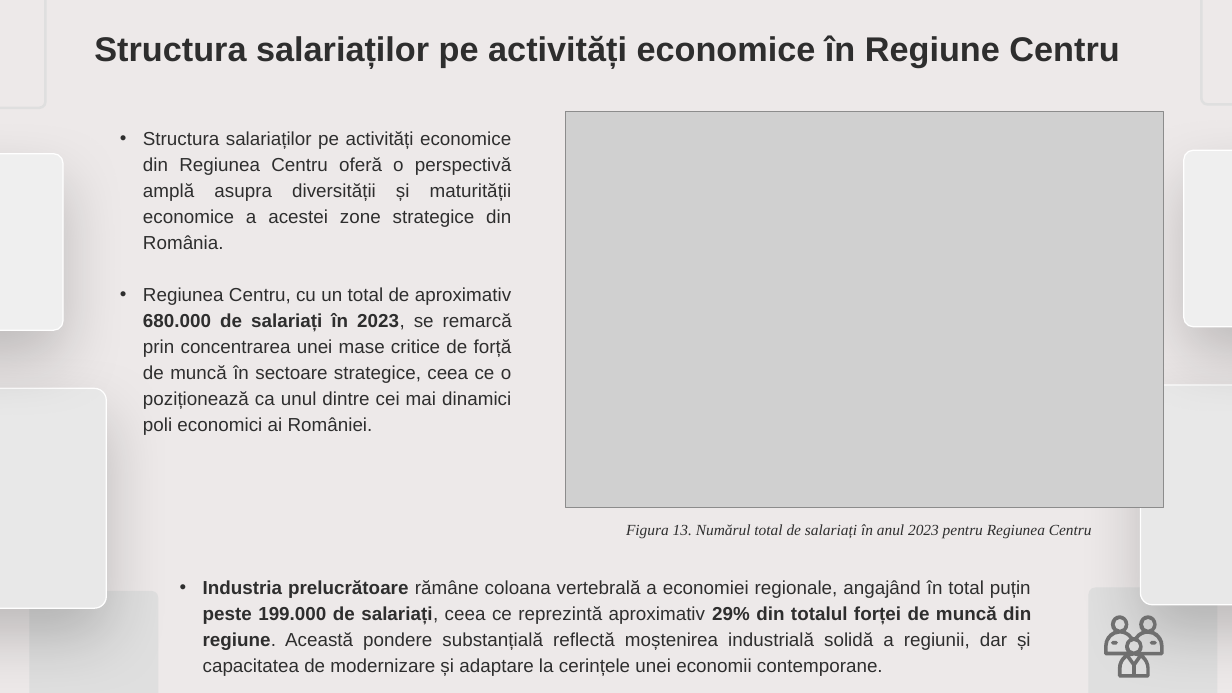
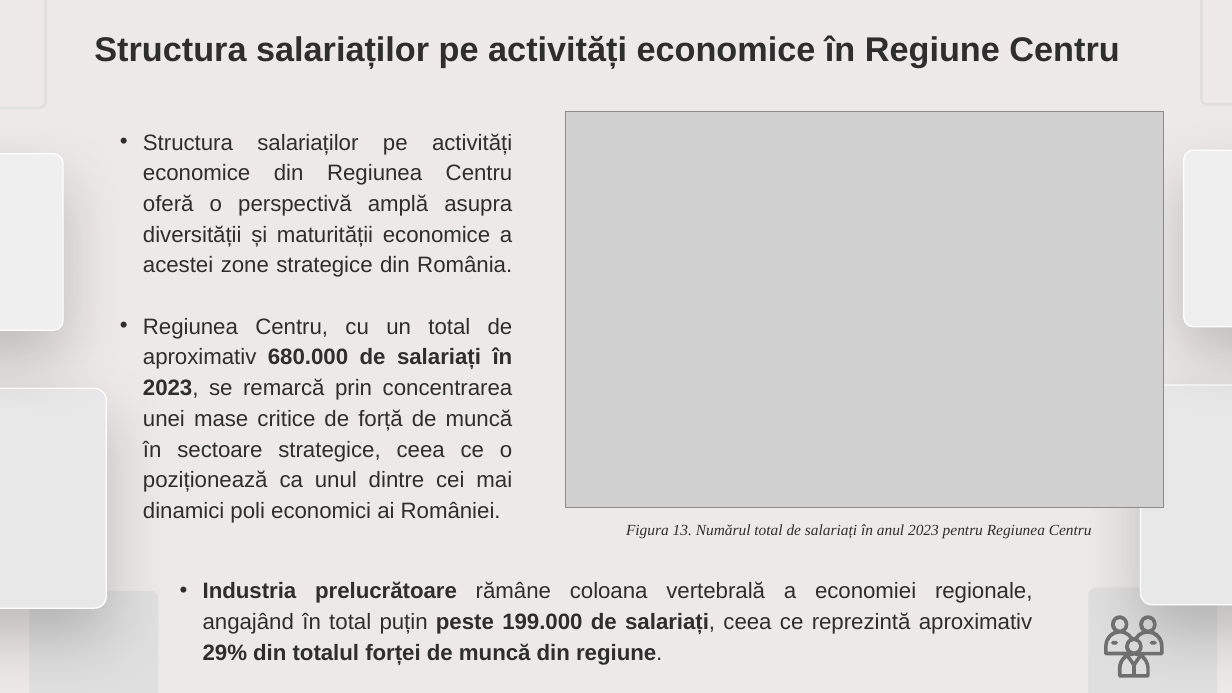
Before and after one commit to d4vjd/Labor-Market-Analysis-App, a slide deck: slide 19 of PUPAZA_DAVID_STAT_OTOIU_ADRIAN.pptx (slide 20 before the commit). Drawn at 1232x693 pixels with LibreOffice and Linux fonts; fonts in the diff are those of the drawing; grey boxes stand for pictures. Boxes give left, top, right and bottom in pixels: in the first picture for what was removed or moved away, otherwise in the second. Text is boxed around its words. In the diff, an @@ line names an element or a change of style, - is before the commit and + after.

```diff
--- a/PUPAZA_DAVID_STAT_OTOIU_ADRIAN.pptx
+++ b/PUPAZA_DAVID_STAT_OTOIU_ADRIAN.pptx
@@ text "Structura salariaților pe activități economice ..." at bbox=[143, 133, 513, 523]: size 11 to 13 pt @@
@@ text at bbox=[203, 581, 1032, 665]: text changed; size 11 to 13 pt @@
-• Industria prelucrătoare rămâne coloana vertebrală a economiei regionale, angajând în total puțin peste 199.000 de salariați, ceea ce reprezintă aproximativ 29% din totalul forței de muncă din regiune. Această pondere substanțială reflectă moștenirea industrială solidă a regiunii, dar și capacitatea de modernizare și adaptare la cerințele unei economii contemporane.
+• Industria prelucrătoare rămâne coloana vertebrală a economiei regionale, angajând în total puțin peste 199.000 de salariați, ceea ce reprezintă aproximativ 29% din totalul forței de muncă din regiune.
```
Also in this commit, not shown: 24 other slides changed, 1 slide removed.
